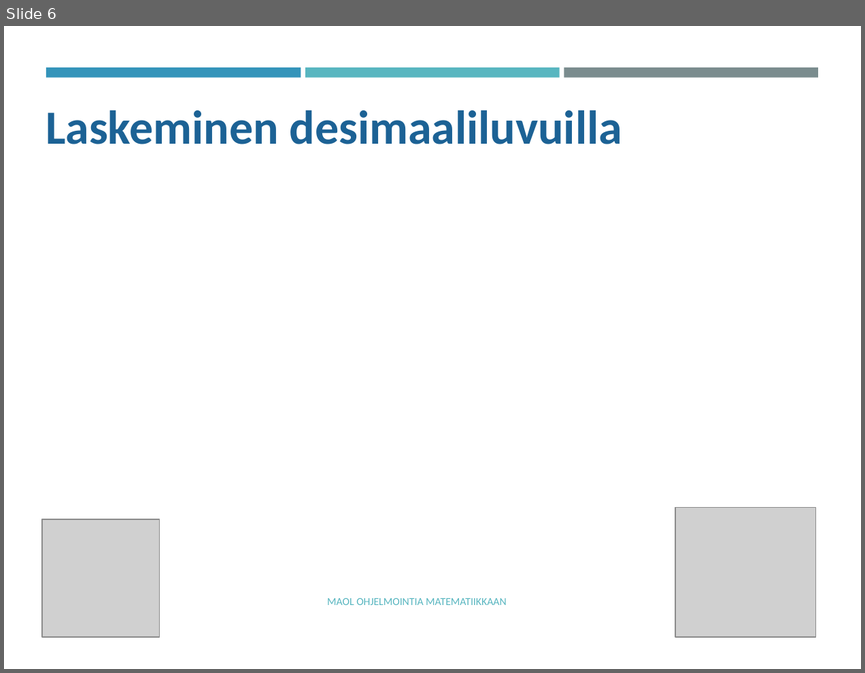
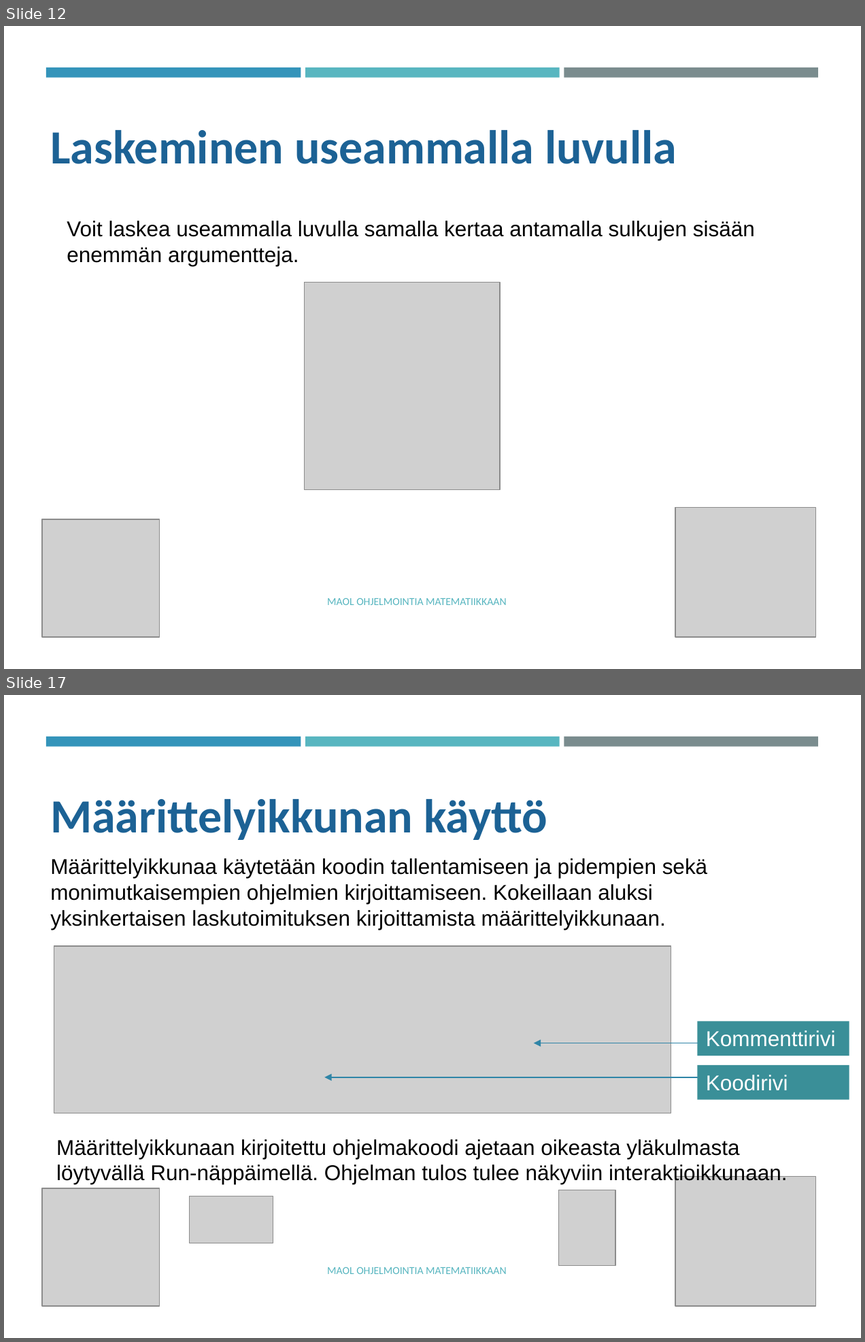
Before and after one commit to tyynetyyne/tyynetyyne.github.io, a slide deck: tehtavat/tiedostot/maol/power_point/Racket-MAOL-5-6-tutustuminen-ohjelmointiymparistoon.pptx. Shown one above the other, each under a label of ours: slide 6 before the commit, slides 12 and 17 after it; the slides between them are not shown. The pictures are 865x673 and 865x1342 pixels, drawn with LibreOffice and Linux fonts; fonts in the diff are those of the drawing; grey boxes stand for pictures. Boxes give left, top, right and bottom in pixels: in the first picture for what was removed or moved away, otherwise in the second. Text is boxed around its words. In the diff, an @@ line names an element or a change of style, - is before the commit and + after.

```diff
--- a/tehtavat/tiedostot/maol/power_point/Racket-MAOL-5-6-tutustuminen-ohjelmointiymparistoon.pptx
+++ b/tehtavat/tiedostot/maol/power_point/Racket-MAOL-5-6-tutustuminen-ohjelmointiymparistoon.pptx
@@ slide 17 added at (x1=4, y1=695, x2=861, y2=1338), background #FFFFFF; not listed: 3 template elements that a slide beside it also shows @@
@@ text added at (x1=50, y1=799, x2=547, y2=840), 40 pt, text #1D6294, bold @@
+Määrittelyikkunan käyttö
@@ text added at (x1=50, y1=858, x2=707, y2=930), 18 pt, text #000000 @@
+Määrittelyikkunaa käytetään koodin tallentamiseen ja pidempien sekä monimutkaisempien ohjelmien kirjoittamiseen. Kokeillaan aluksi yksinkertaisen laskutoimituksen kirjoittamista määrittelyikkunaan.
@@ picture added at (x1=54, y1=946, x2=670, y2=1113) @@
@@ rectangle added at (x1=697, y1=1021, x2=849, y2=1055), fill #3A8F98, 18 pt, text #FFFFFF @@
+Kommenttirivi
@@ arrow added from (697, 1043) to (534, 1043), #2F85A7 1 pt @@
@@ arrow added from (697, 1077) to (324, 1077), #2F85A7 1 pt @@
@@ rectangle added at (x1=697, y1=1065, x2=849, y2=1100), fill #3A8F98, 18 pt, text #FFFFFF @@
+Koodirivi
@@ text added at (x1=56, y1=1139, x2=787, y2=1184), 18 pt, text #000000 @@
+Määrittelyikkunaan kirjoitettu ohjelmakoodi ajetaan oikeasta yläkulmasta löytyvällä Run-näppäimellä. Ohjelman tulos tulee näkyviin interaktioikkunaan.
@@ picture added at (x1=675, y1=1176, x2=815, y2=1305) @@
@@ picture added at (x1=41, y1=1187, x2=159, y2=1305) @@
@@ picture added at (x1=190, y1=1195, x2=273, y2=1242) @@
@@ picture added at (x1=558, y1=1189, x2=615, y2=1265) @@
@@ text added at (x1=327, y1=1267, x2=507, y2=1274), 9 pt, text #58B6C0 @@
+MAOL OHJELMOINTIA MATEMATIIKKAAN
@@ what was slide 6 is now slide 12 @@
@@ slide 12 changed as well @@
@@ text at (x1=50, y1=130, x2=677, y2=164): text changed @@
-Laskeminen desimaaliluvuilla
+Laskeminen useammalla luvulla
@@ text added at (x1=67, y1=220, x2=755, y2=266), 18 pt, text #000000 @@
+Voit laskea useammalla luvulla samalla kertaa antamalla sulkujen sisään enemmän argumentteja.
@@ picture added at (x1=304, y1=282, x2=499, y2=490) @@
```
Also in this commit, not shown: 6 other slides changed, 11 other slides added, 3 slides removed.
